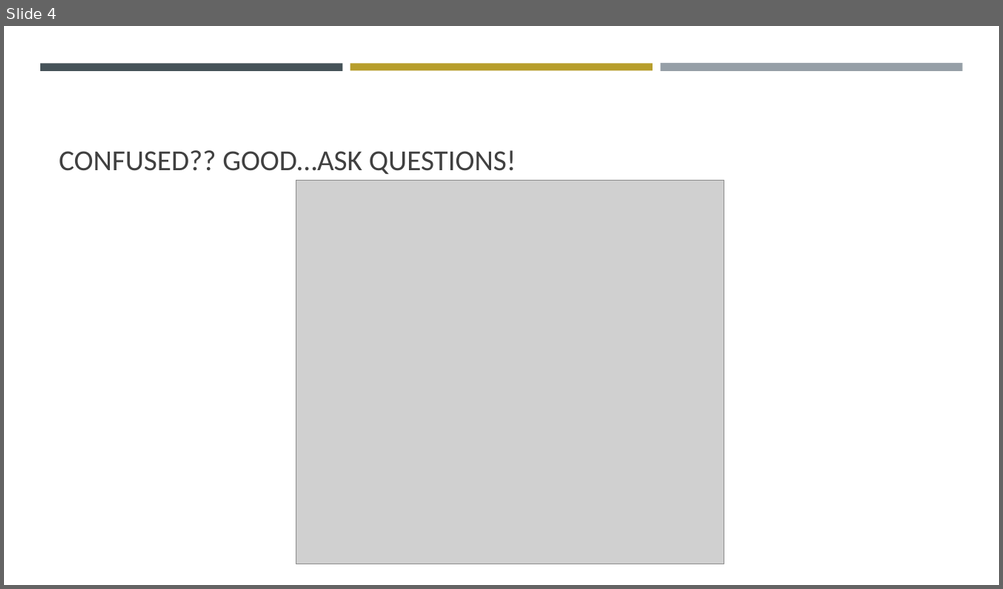
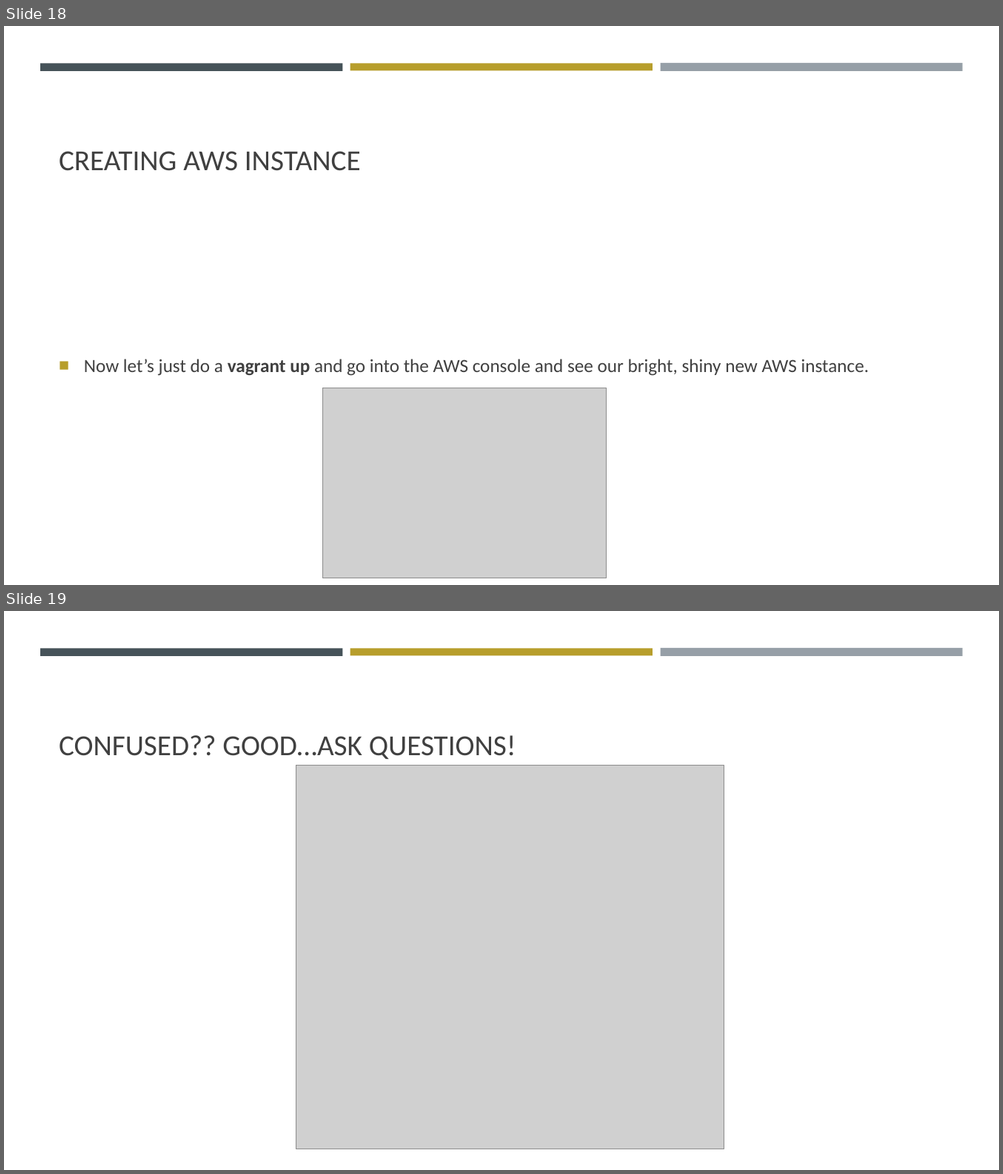
Before and after one commit to ferninphilly/accelebrate-vagrant-docker, a slide deck: module03/presentationThree.pptx. Shown one above the other, each under a label of ours: slide 4 before the commit, slides 18 and 19 after it. The pictures are 1003x589 and 1003x1174 pixels, drawn with LibreOffice and Linux fonts; fonts in the diff are those of the drawing; grey boxes stand for pictures. Boxes give left, top, right and bottom in pixels: in the first picture for what was removed or moved away, otherwise in the second. Text is boxed around its words. In the diff, an @@ line names an element or a change of style, - is before the commit and + after.

```diff
--- a/module03/presentationThree.pptx
+++ b/module03/presentationThree.pptx
@@ slide 18 added at (4,26,999,585), background #FFFFFF; not listed: 3 template elements that a slide beside it also shows @@
@@ title added at (59,151,361,171), 28 pt, text #404040 @@
+CREATING AWS INSTANCE
@@ text added at (84,359,869,376), 18 pt, text #404040 @@
+■ Now let’s just do a vagrant up and go into the AWS console and see our bright, shiny new AWS instance.
@@ picture added at (323,388,607,579) @@
@@ what was slide 4 is now slide 19 @@
```
Also in this commit, not shown: 2 slides changed, 14 other slides added.
